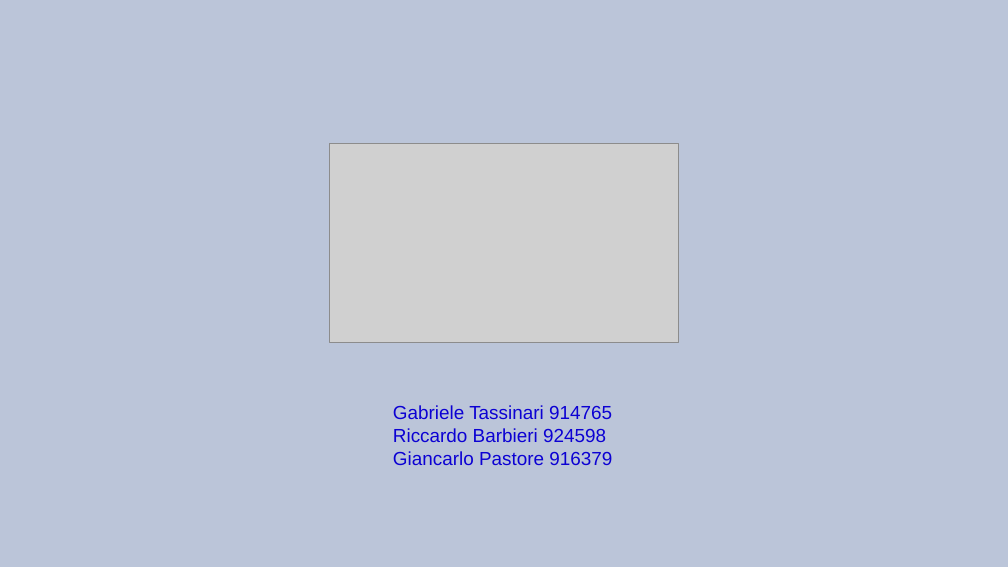
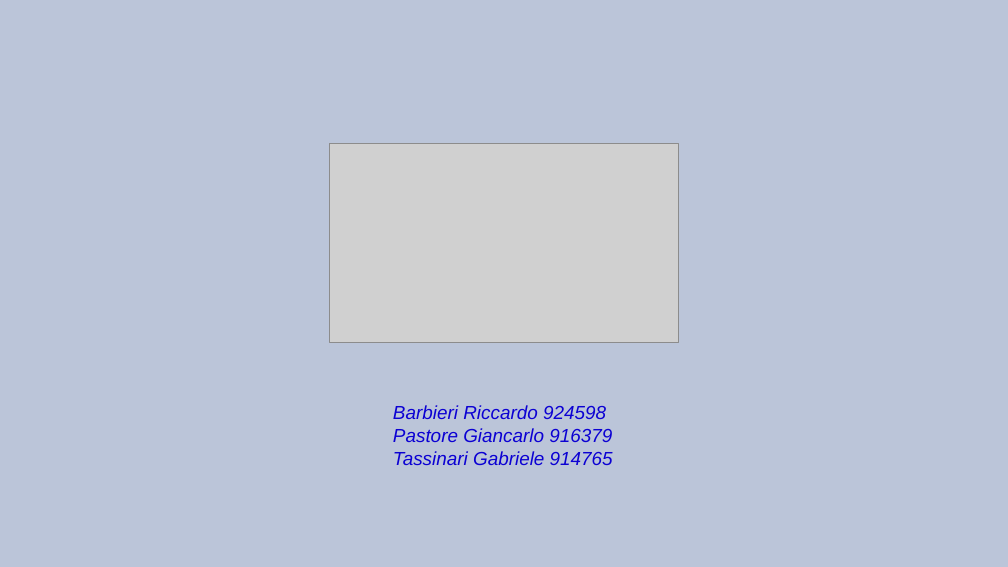
Before and after one commit to RiccardoBarbieri/iovoto, a slide deck: slide 1 of ioVoto.pptx. Drawn at 1008x567 pixels with LibreOffice and Linux fonts; fonts in the diff are those of the drawing; grey boxes stand for pictures. Boxes give left, top, right and bottom in pixels: in the first picture for what was removed or moved away, otherwise in the second. Text is boxed around its words. In the diff, an @@ line names an element or a change of style, - is before the commit and + after.

Commit message:
Aggiunta Presentazione

```diff
--- a/ioVoto.pptx
+++ b/ioVoto.pptx
@@ text at (393, 405, 613, 465): text changed; italic on @@
-Gabriele Tassinari 914765
-Riccardo Barbieri 924598
-Giancarlo Pastore 916379
+Barbieri Riccardo 924598
+Pastore Giancarlo 916379
+Tassinari Gabriele 914765
```
